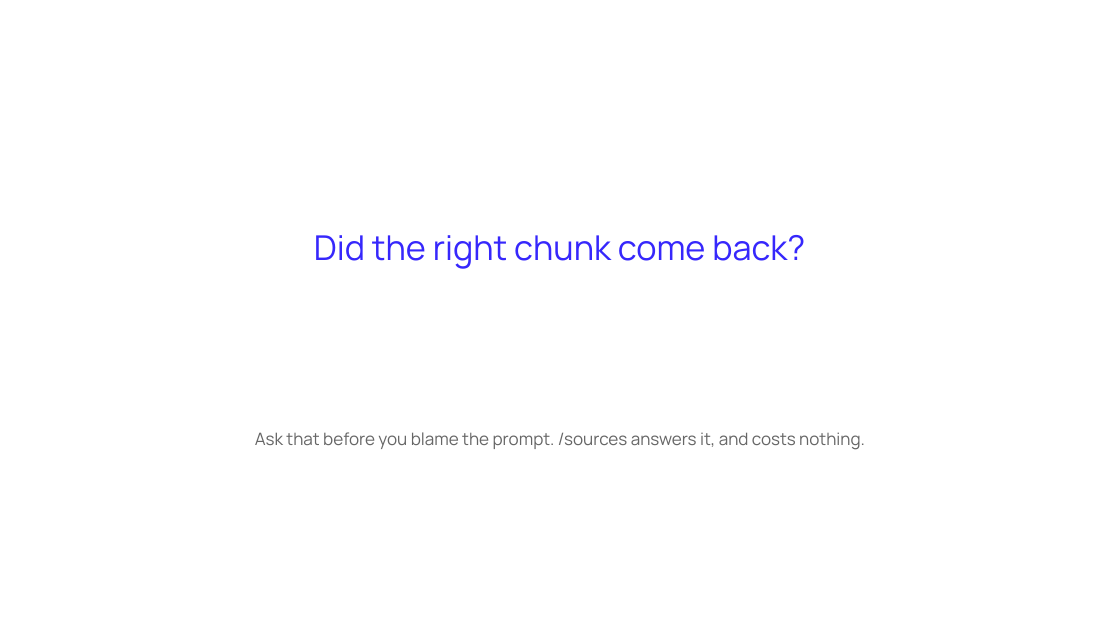
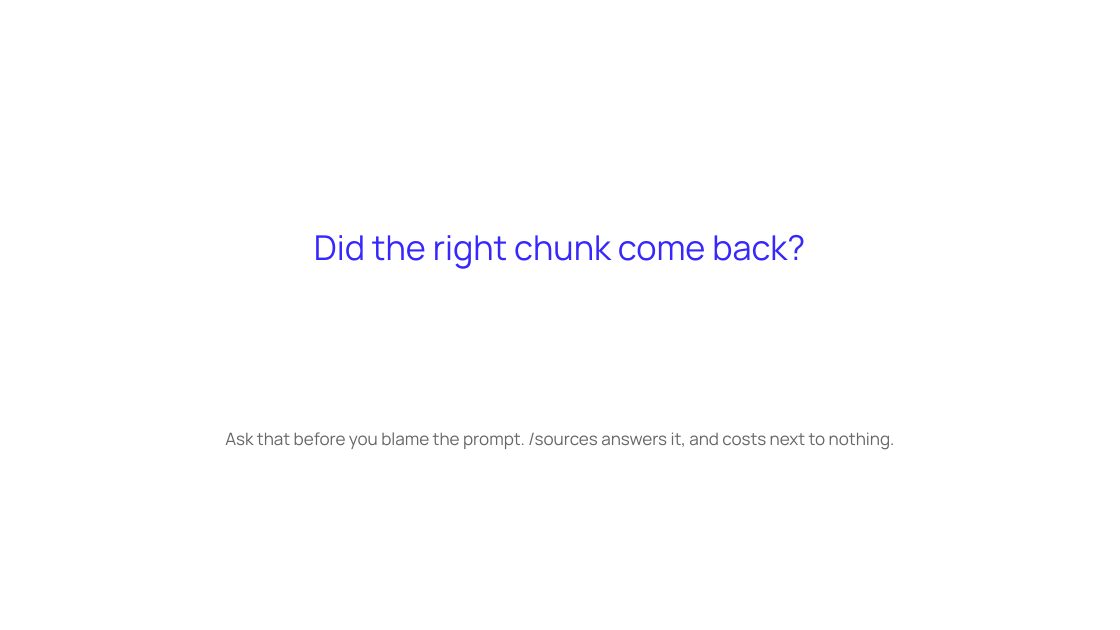
Before and after one commit to ArtyoMKo/tumo_month_workshop, a slide deck: slide 5 of slides/Lesson 7 - Your Own Knowledge Base.pptx. Drawn at 1120x630 pixels with LibreOffice and Linux fonts; fonts in the diff are those of the drawing. Boxes give left, top, right and bottom in pixels: in the first picture for what was removed or moved away, otherwise in the second. Text is boxed around its words. In the diff, an @@ line names an element or a change of style, - is before the commit and + after.

```diff
--- a/slides/Lesson 7 - Your Own Knowledge Base.pptx
+++ b/slides/Lesson 7 - Your Own Knowledge Base.pptx
@@ text at bbox=[225, 432, 895, 450]: text changed @@
-Ask that before you blame the prompt. /sources answers it, and costs nothing.
+Ask that before you blame the prompt. /sources answers it, and costs next to nothing.
```
Also in this commit, not shown: 35 other files.
